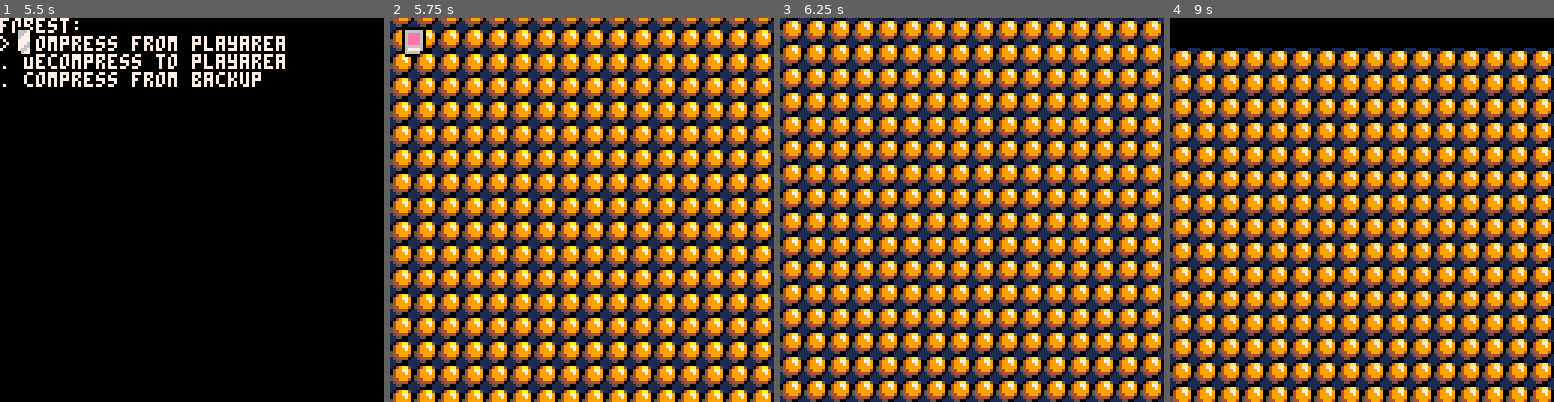
Above: before the commit, frames 1-4 (left to right).
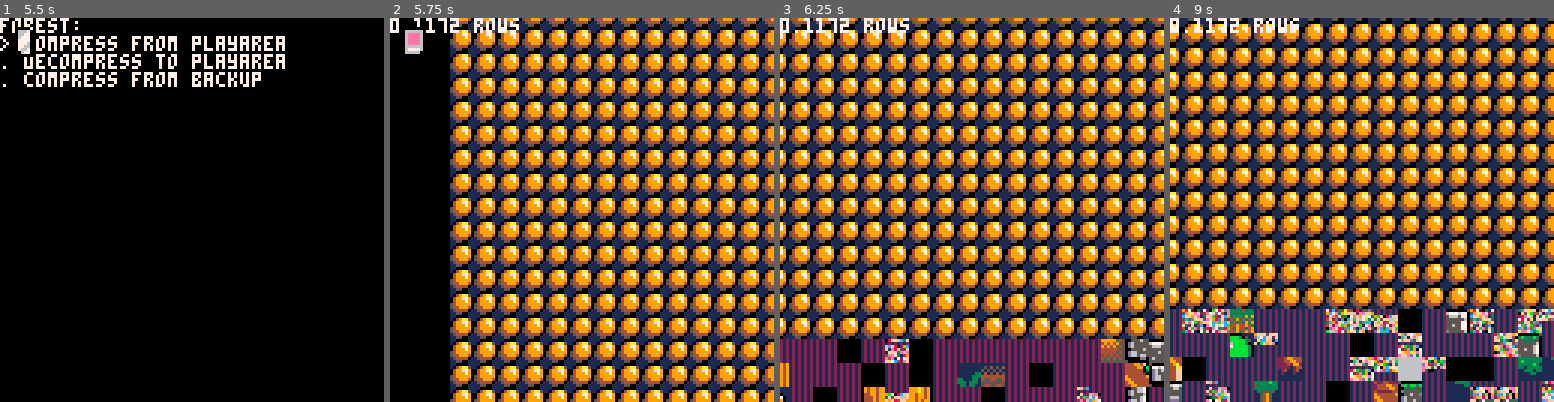
Above: after the commit, the same moments.

Repository: kaisalmon/Penny-the-Pumpkin
Game: PICO-8 cartridge compressor.p8
Two runs of this game, one before a commit and one after it. Both use one fixed random seed, a clock stepped at 60 frames per second and the inputs below.
Inputs:
- Up to frame 1 (5.5 s): tap X (X key) at 0.33, 1.07, 1.85, 2.97, 4.08, 5.2 s; tap O (Z key) at 0.7, 1.7, 2.1, 2.5, 2.9, 3.3, 3.7, 4.1, 4.5, 4.9, 5.3 s; hold Right 1.6-2.1 s; hold Up 2.15-2.42 s; hold Right 2.47-3.03 s; hold Left 3.08-3.58 s; hold Down 3.63-3.97 s; hold Right 4.02-4.68 s; hold Up 4.73-5.03 s; hold Left from 5.08 s (still down)
- Up to frame 2 (5.75 s): release Left at 5.68 s; tap O (Z key) at 5.7 s; hold Down from 5.73 s (still down)
- Up to frame 3 (6.25 s): release Down at 6.03 s; hold Right from 6.08 s (still down); tap O (Z key) at 6.1 s
- Up to frame 4 (9 s): tap X (X key) at 6.32, 7.43, 8.55 s; tap O (Z key) every 0.4 s from 6.5 to 8.9 s; release Right at 6.58 s; hold Right 6.63-7.13 s; hold Up 7.18-7.45 s; hold Right 7.5-8.07 s; hold Left 8.12-8.62 s; hold Down from 8.67 s (still down)

Frame 1 is identical in both runs. In frame 2, 86% of the frame differs, in the area x 0-100%, y 0-100%; in frame 3, 85%; in frame 4, 88%.

Commit message:
New assets

Diff:
--- a/blob.p8
+++ b/blob.p8
@@ -987,7 +987,7 @@
 	px=20,
 	py=100,
 	pal=forest_pal,
-	chunk=19,
+	--chunk=19,
 	c={
 		{x=17,y=3,id=1}
 	},
@@ -1013,7 +1013,7 @@
 
 level2={
 	pal=forest_pal,
-	chunk=19,
+	--chunk=19,
 	e={
 		{x=30,y=25, minx=175, maxx=270},
 		{x=22,y=15, minx=133, maxx=222}
@@ -1813,14 +1813,14 @@
 aaaaaa11aa111a1aa111a1aaaa11aaa111aa1aa11a11111100000000000000000000000000000000000000000000000000000000000000000000000000000000
 aa111111aa111a1aa111a1aa1111aa1a119919911a11111100000000000000000000000000000000000000000000000000000000000000000000000000000000
 44111111999994199111919911119911914414411911111100000000000000000000000000000000000000000000000000000000000000000000000000000000
-11111661544999111155499911544991111911110000000000000000000000000000000000000000000000000000000000000000000000000000000000000000
-11111161444465911556444911546491115491110000000000000000000000000000000000000000000000000000000000000000000000000000000000000000
-16611611466666495466666411546491155659110000000000000000000000000000000000000000000000000000000000000000000000000000000000000000
-11611661444465411456444411546441156669110000000000000000000000000000000000000000000000000000000000000000000000000000000000000000
-16111111555555111155555511566651144644110000000000000000000000000000000000000000000000000000000000000000000000000000000000000000
-16611111111511111111511111556551154644110000000000000000000000000000000000000000000000000000000000000000000000000000000000000000
-11111111111411111111411111144511154644110000000000000000000000000000000000000000000000000000000000000000000000000000000000000000
-11111111111411111111411111115111155444110000000000000000000000000000000000000000000000000000000000000000000000000000000000000000
+11111661544999111155499915449911111911110000000000000000000000000000000000000000000000000000000000000000000000000000000000000000
+11111161444465911556444915464911115491110000000000000000000000000000000000000000000000000000000000000000000000000000000000000000
+16611611466666495466666415464911155659110000000000000000000000000000000000000000000000000000000000000000000000000000000000000000
+11611661444465411456444415464454156669110000000000000000000000000000000000000000000000000000000000000000000000000000000000000000
+16111111555555111155555515666511144644110000000000000000000000000000000000000000000000000000000000000000000000000000000000000000
+16611111111511111111511115565511154644540000000000000000000000000000000000000000000000000000000000000000000000000000000000000000
+11111111111411111111411111445111154644110000000000000000000000000000000000000000000000000000000000000000000000000000000000000000
+11111111111411111111411111151111155444110000000000000000000000000000000000000000000000000000000000000000000000000000000000000000
 
 
 
@@ -1952,33 +1952,33 @@
 
 
 __gff__
-0000010602818a060606000000000000000101020a0202020202000000000000000101000002020000000000060600000001010000818a0606060000000000000a0a0a0a0a0a060606000000000002020a0a0a0a0a0a0000000000000a0000020a0a0a0a0a0a0200000000000000000a0a0a0a010a0a0a0a0a02000000000000
+0000010602818a060606000000000000000101020a0202020202000000000000000101000002020000000000060600000001010000818a0606060000000000000a0a0a0a0a0a060606000000000002020a0a0a0a0a0a0000000000000a0000020a0a0a0a0a0a0200000000000000000a0a0a0a010a0a0a0a0a0200000000000a
 0000000002020000000000000000000000000000020202020000000000000000000000000002020200000000000000000000000000000000000000000000000000000000000000000000000000000000000000000000000000000000000000000000000000000000000000000000000002020000000000000000000000000000
 __map__
 2a2b000102007677785210101010507677787979795200500708090000002c2d373839104a4b4c4d10070809000000000000000000000000000000000000000000000000000000000000000000000000000000000000000000000000000000000000000000000000000000000000000000000000000000000000000000000000
 3a3b0011120050515252101010105050515266666652005017181900000000007071724a4b5b5b4c4d171819000000000000000000000000000000000000000000000000000000000000000000000000000000000000000000000000000000000000000000000000000000000000000000000000000000000000000000000000
 3738390000005551545477787677556061624e4e4e547755171819a0a10000000000005a5b5b5b5b5d272829000000000000000000000000000000000000000000000000000000000000000000000000000000000000000000000000000000000000000000000000000000000000000000000000000000000000000000000000
-7800000000000000000000000000007600000000000000000000000000000000000000000000000000000000000000000000000000000000000000000000000000000000000000000000000000000000000000000000000000000000000000000000000000000000000000000000000000000000000000000000000000000000
-5200000000000000000000000000005000000000000000000000000000000000000000000000000000000000000000000000000000000000000000000000000000000000000000000000000000000000000000000000000000000000000000000000000000000000000000000000000000000000000000000000000000000000
-520000000000000000000000000000500000e1007d00000000e2007d00007ee1007d00000000000000000000000000000000000000000000000000000000000000000000000000000000000000000000000000000000000000000000000000000000000000000000000000000000000000000000000000000000000000000000
-520000000000000000000000000000507e0708080809f0007677777777070808080809000000000000000000000000000000000000000000000000000000000000000000000000000000000000000000000000000000000000000000000000000000000000000000000000000000000000000000000000000000000000000000
-520000000000000000000000000000500726185f1529000060457f516f175f18184f19000000000000000000000000000000000000000000000000000000000000000000000000000000000000000000000000000000000000000000000000000000000000000000000000000000000000000000000000000000000000000000
-5200000000000000000000000000005027281615280000000060457f512728165f1819000000000000000000000000000000000000000000000000000000000000000000000000000000000000000000000000000000000000000000000000000000000000000000000000000000000000000000000000000000000000000000
-526a6a6a6a6a6a6a6a6a6a6a6a6a6a5000002728000000000000604551000027282829000000000000000000000000000000000000000000000000000000000000000000000000000000000000000000000000000000000000000000000000000000000000000000000000000000000000000000000000000000000000000000
-526a6a6a6d6e6a6a6a6a6d6e6a6a6a5000000000000000000000006045000000000000000000000000000000000000000000000000000000000000000000000000000000000000000000000000000000000000000000000000000000000000000000000000000000000000000000000000000000000000000000000000000000
-526c7a6b67686c7a7a6b67686c7a6b5000000000000000000000000050000000000000000000000000004647474748000000000000000000000000000000000000000000000000000000000000000000000000000000000000000000000000000000000000000000000000000000000000000000000000000000000000000000
-627c007b67687c00007b67687c007b600000000000000000000000000000000000000000005e00005e005657494958000000000000000000000000000000000000000000000000000000000000000000000000000000000000000000000000000000000000000000000000000000000000000000000000000000000000000000
-4e000000676800007e0067680000004e00000000000000000000000000000000006d6e00005e00005e005659494958000000000000000000000000000000000000000000000000000000000000000000000000000000000000000000000000000000000000000000000000000000000000000000000000000000000000000000
-4e00000067070808080809680000004e006d6e000000006d6e0000000000000000676800005e00005e005669575758000000000000000000000000000000000000000000000000000000000000000000000000000000000000000000000000000000000000000000000000000000000000000000000000000000000000000000
-4e7ee17d67171818181819687de17e4e0000001d0c1c0000000000000000000000000000005e00005e5c5c5c5c5c5c5c0000000000000000000000000000000000000000000000000000000000000000000000000000000000000000000000000000000000000000000000000000000000000000000000000000000000000000
-7777777777777777777777777777777700001d0d6a0e1c00001d0c0c1c00000000000000005e00005e00676800676800104a4b4c4d10104a4b4c4d100000000000000000000000000000000000000000000000000000000000000000000000000000000000000000000000000000000000000000000000000000000000000000
-51515151516f6f6f5151517f51515151001d0d6a6a6a0e1c1d0d6a6a0e1c000000001d1c005e00e25e006768006768004a4b5b5b4c4d4a4b5b5b4c4d4a4b4c4d00000000000000000000000000000000000000000000000000000000000000000000000000000000000000000000000000000000000000000000000000000000
-51517f51515151515151516f51517f511d0d6a6a6a6a6a0e0d6a6a6a6a0e1c1d1c1d0d0e1c5c5c5c5c006768006768005a5b5b5b5b5d5a5b5b5b5b5d5a5b5b5d00000000000000000000000000000000000000000000000000000000000000000000000000000000000000000000000000000000000000000000000000000000
+52000000000000000000000000000000000000000000000000000000000000006a6a6a6a6a6a6a6a6a6a6a6a6a6a6a6a00000000000000000000000000000000515200007d1010100010101718181819404141414141414141414141716161000000520000000000005051515151515100000000000000000000000000007677
+52000000000000000000000000000000000000000000000000000000000000006a6a6a6a6a6a6a6a6a6a6a6a6a6a6a6a0000000000000000000000000000000051520000070910101010101718181819505144444544446145514462000000000000530000000000405551515151515100000000000000000000000000765551
+52000000000000000000000000000000007e00000000007d007e0000000000006a6a6a6a6a6a6a6a6a6a6a6a6a6a6a6a0000000000000000000000000000000051523535050535101010101718181819506152065062060050515200000000000000530066000000505151515151515100000000000000000000000000606161
+52000000000000000000000000000000373800000000070808090000000000006a6a6d6e6a6a6a6a6a6a6a6a6a6a6a6a00000000000000000000000000000000515208080808091010101007080809195300060053000000065306000000003738395366664e0040555151515151515100000000000000000000000000000066
+5200000000000000000000000000000000000000000017181819007d000000006a6a67686a6a6a6a6a6a6a6a6d6e6a6a7778000000000000000000000000000051520518181819101010101718181919060000000600000000060000000000000000534e4e004055515151515151515100000000000000000000000000000066
+52000000000000000000000000000000000000000000171818070809000000006a6a67686a6a6a6a6a6a6a6a67686a6a51547777777778000000000000000000515478051818191000101017181819197d0000000000000000000000660000000000530000006061455151515151515100000000000000000000000000007677
+52000000000000000000000000000000000000000000171818171819000000766c7a67686b6a6a6a6a6a6c7a67686b6a5151515144616200000000000000000051515478181819100010101718070808090066660000000000006666664e00000000530000000000606145515151515100000000000000000000000000005051
+52000000000000000000000000000000000000000000171818171819000000507c0067687b6b6a6a6c7a7c0067687b7a515151446200000000373800000000005151515218181910001010171817181819004e4e00000000004e4e4e000000000000530000666600000060616145515100000000000000000000000000005051
+5200000000000000000000000000000000000000007e1718181718190000005000006768007b7a7a7c00000067680000515144620000000000000000000000005151515205051910001007080917181819000000437e0000000000000000000000005042004e4e4e000000000050515100000000000037383937380000005051
+5200000000000000000000000000007d0000000000070808080809190000005000006768000000000000000067680000514462000000000000000000000000005151515477781910001027161917181819000000504200000000000000000000007d505442000043000000000050515100000000000000000000000000005051
+52000000007e0000000000000000007677783738391718181818191900000050000000000000000000000000000000005152000000007e00000000000000000051515151515205100010101719171818190000005052000000000000000007080808605162000050420000000050515100000000000000000000000000005051
+527d007e00767800000000000000005051527979791718181818191979797950003535353535000000000000000000005152000000373800000000000000000051515151515442353535350708091818197d00005052007e00007d00000017181818186300006660623937383950515100003738393738000000000000005051
+5477777777555279797979797979795051526666070809181818191966666650004041414142000000000000000000005152000000003738000000000035353510101010615162070808080808080808080808096062080808080808080809181818181900004e00000066664e50515100000000000000000000000000355051
+5151515151515266666666666666665051526666171819181818070809666650355051515152000000000000000000005152000000000000000000007e07080910101010366336171818181818181818181818250808261807080808080808091818181900000000006666660050515100000000000000000000004041415551
+5151515151515477777777777777775551547777777777777777777777777755405500000052000000000000000000005152000000000000000000070826181910101010100000171818181818181818181818181818181817181818181818191818187678007677777777777755515100000000000037383940415551515151
+5151515151515151515151515151515151515151515151515151515151515151000000000000000000000000000000005152000000000000000000171818181910101010777777777777783738397677777777777777777777777777777777777777775552005051515151515151515100000000000000000050515151515151
 fffff87fd3afff74806aa3f48173066041e386876ee1c4c48b8a9d5fcd4286cd81bb811b77399d9f478a9b3d6bf9ee1c24e5bce36c9530ffc69f99f9db626e2484e7a97bf3df67df81dc9eb89f8fe1c27e3bf2fcf89ff8df9ffe4716fe9fafe87e327e9fa4dfa7e1e7ec9fb9cfe72dfe3f0847f3c4f7fae4fc38d69f9cfedb7e
 68ffd8ff0ff53fc77d79d77ff5fdd32570fdd3ff02b8fdeffe1edfa5ffc5ff8d78fe3ff27fe4ffa757ff2ffe69ff803aaeb4bff90c64ff9a7fdfcf16ffe4ffce72e3ff471f85727e53ff03f99fbffa7ea9f389ffa7ff577648bf97feb9f9cffc0fc1c7eb1ffa1a6fe9d1f91fd446e3dfd9c4feffbfc67fecd669e6ffd9ffaffe
 04ce5fed3a9d3bdff85fc3f8df97fe63ff157fedffdd27fefba5b25bb75e7fe57a7b39ffc950702bb9df0ffc364fda7d3fb29a7ff092fff112df27f135fbe988fc3f24e563a1cb0aa967e6bfd3f2e4a54fc57f12a71c6ffc9538bffca4fb71ffcc4e18ef9ebafca4bfbcfc9affe0689fd1f912bff2849ffd3ffaa2713f3ffe7f
 09f87327ff29fd9a74efbeff0fc3aebb3871c497f134e5f93fed3c76fe7b9f9fe493ff0a7e724f14fdfaf5c3fdf1edffedffdbffb74ffed63f5c7e57ecfc73ff9d92c9a573209c92399fe7ff793f339fb9fc206736d92f79dfe3ff88879e47e2dfd5316cffc3ff9a3ff9fe79f56791fb57127dc4dff97f6ffc91d9f87fe27f6f
-fcbcc2cfdec1caefe52d576bd43e451757ab2490fe78f8e16fff8bffe3f0ebffcfe5ff97ffd3f8bac892047b81eefdbfdd3a937e17cfbf0b7fdffd1fed707522787afd17ffd5bc6fb9cfcd3de3f1fce7eff8f69c73f97e3f9f9e4ffd37cbc475f1f8a69df2839ffd7ff93ff2ffe8fd38fcd388727c9c809c8021212121212121
+fcbcc2cfdec1caefe52d576bd43e451757ab2490fe78f8e16fff8bffe3f0ebffcfe5ff97ffd3f8bac892047b81eefdbfdd3a937e17cfbf0b7fdffd1fed707522787afd17ffd5bc6fb9cfcd3de3f1fce7eff8f69c73f97e3f9f9e4ffd37cbc475f1f8a69df2839ffd7ff93ff2ffe8fd38fcd388727c9c807e1003ddfcffe2d253
 fffff87fd3affd148060c3168a3a11315e6ee1c9e0cfb9e3a906055c9cb842874d7356d73efe124adb8e3993aeaeb6ee9b5efc9fb4f5307d38e36e3cf38fdaef3c93adfbaf33de5befc3f1e8c0e4e64ab3ae9c571afecfc3f6bcc49dfe305ea51e4d93bf2c4fdc4fc9ca64fc48fccfcfff1cfd1dcaef8599dccb3f07f659faab
 f6e38e2f24211c7ff3e164be32750b68e4fe27effc49c375f9fe9fabaeab4e138b1bff9d1f853ab565de71c725fe1d44e961c567fe42e6edf883feafe7fafe640f50830b0fcbafeffc9fefbff5e129fabf6fcac9c0f27e2ff0e79ffc1dfbff4d523d4a1dcfd5a7fe14d3fde9d3be649eb8fcd7ebc1fd4d64ffc4afc2cbcc863f
 56486ebace53977c4893949fb24a922488812383fc38dcf52412967109ccaf4b059cb5dfb7eb27eb87fe99ba493ff159637ebf8ce0147e53ff1b8e778e090d0b1dafb67fe83fedf8b77089c9facff39e119c645b274e4f9fbffe49f8fe9e5fca49249e5fc93abec7fcc32713f249f924e9f4fc3713e43c954ffc77ff2f1d126e
--- a/compressor.p8
+++ b/compressor.p8
@@ -24,6 +24,10 @@
 
 function _draw()
 	cls()
+	if error then
+		color(8)
+		print(error)
+	end
 	color(7)
 	if stage == 1 then
 		for i,v in ipairs(keys) do
@@ -47,6 +51,8 @@
 	if stage == 3 then
 		camera(x,y)
 		map()
+		camera()
+		print((size/128).." rows")
 	end
 end
 
@@ -87,8 +93,10 @@
 	end
 
 	if stage == 3 then
-		if(btnp(0))y+=5
-		if(btnp(1))y-=5
+		if(btn(0))x-=5
+		if(btn(1))x+=5
+		if(btn(2))y-=5
+		if(btn(3))y+=5
 	end
 end
 -->8
@@ -402,13 +410,17 @@
 		'blob.p8')
 
 
-	px9_comp(0,src_offset,128,16,
+	size = px9_comp(0,src_offset,128,16,
 	        	_dest,
 	        	mget)
-
-	cstore(_dest, _dest, 128*_chunk_size, "blob.p8")
-	cstore(_dest, _dest, 128*_chunk_size)
-
+	if size > 128*5 then
+		error = ("error too big:"..(size/128).." rows")
+		stage=1
+	else
+
+		cstore(_dest, _dest, 128*_chunk_size, "blob.p8")
+		cstore(_dest, _dest, 128*_chunk_size)
+	end
 end
 
 function decompress_to_playarea(selected_key, use_backup)
@@ -712,7 +724,7 @@
 68ffd8ff0ff53fc77d79d77ff5fdd32570fdd3ff02b8fdeffe1edfa5ffc5ff8d78fe3ff27fe4ffa757ff2ffe69ff803aaeb4bff90c64ff9a7fdfcf16ffe4ffce72e3ff471f85727e53ff03f99fbffa7ea9f389ffa7ff577648bf97feb9f9cffc0fc1c7eb1ffa1a6fe9d1f91fd446e3dfd9c4feffbfc67fecd669e6ffd9ffaffe
 04ce5fed3a9d3bdff85fc3f8df97fe63ff157fedffdd27fefba5b25bb75e7fe57a7b39ffc950702bb9df0ffc364fda7d3fb29a7ff092fff112df27f135fbe988fc3f24e563a1cb0aa967e6bfd3f2e4a54fc57f12a71c6ffc9538bffca4fb71ffcc4e18ef9ebafca4bfbcfc9affe0689fd1f912bff2849ffd3ffaa2713f3ffe7f
 09f87327ff29fd9a74efbeff0fc3aebb3871c497f134e5f93fed3c76fe7b9f9fe493ff0a7e724f14fdfaf5c3fdf1edffedffdbffb74ffed63f5c7e57ecfc73ff9d92c9a573209c92399fe7ff793f339fb9fc206736d92f79dfe3ff88879e47e2dfd5316cffc3ff9a3ff9fe79f56791fb57127dc4dff97f6ffc91d9f87fe27f6f
-fcbcc2cfdec1caefe52d576bd43e451757ab2490fe78f8e16fff8bffe3f0ebffcfe5ff97ffd3f8bac892047b81eefdbfdd3a937e17cfbf0b7fdffd1fed707522787afd17ffd5bc6fb9cfcd3de3f1fce7eff8f69c73f97e3f9f9e4ffd37cbc475f1f8a69df2839ffd7ff93ff2ffe8fd38fcd388727c9c809c8021212121212121
+fcbcc2cfdec1caefe52d576bd43e451757ab2490fe78f8e16fff8bffe3f0ebffcfe5ff97ffd3f8bac892047b81eefdbfdd3a937e17cfbf0b7fdffd1fed707522787afd17ffd5bc6fb9cfcd3de3f1fce7eff8f69c73f97e3f9f9e4ffd37cbc475f1f8a69df2839ffd7ff93ff2ffe8fd38fcd388727c9c807e1003ddfcffe2d253
 fffff87fd3affd148060c3168a3a11315e6ee1c9e0cfb9e3a906055c9cb842874d7356d73efe124adb8e3993aeaeb6ee9b5efc9fb4f5307d38e36e3cf38fdaef3c93adfbaf33de5befc3f1e8c0e4e64ab3ae9c571afecfc3f6bcc49dfe305ea51e4d93bf2c4fdc4fc9ca64fc48fccfcfff1cfd1dcaef8599dccb3f07f659faab
 f6e38e2f24211c7ff3e164be32750b68e4fe27effc49c375f9fe9fabaeab4e138b1bff9d1f853ab565de71c725fe1d44e961c567fe42e6edf883feafe7fafe640f50830b0fcbafeffc9fefbff5e129fabf6fcac9c0f27e2ff0e79ffc1dfbff4d523d4a1dcfd5a7fe14d3fde9d3be649eb8fcd7ebc1fd4d64ffc4afc2cbcc863f
 56486ebace53977c4893949fb24a922488812383fc38dcf52412967109ccaf4b059cb5dfb7eb27eb87fe99ba493ff159637ebf8ce0147e53ff1b8e778e090d0b1dafb67fe83fedf8b77089c9facff39e119c645b274e4f9fbffe49f8fe9e5fca49249e5fc93abec7fcc32713f249f924e9f4fc3713e43c954ffc77ff2f1d126e
